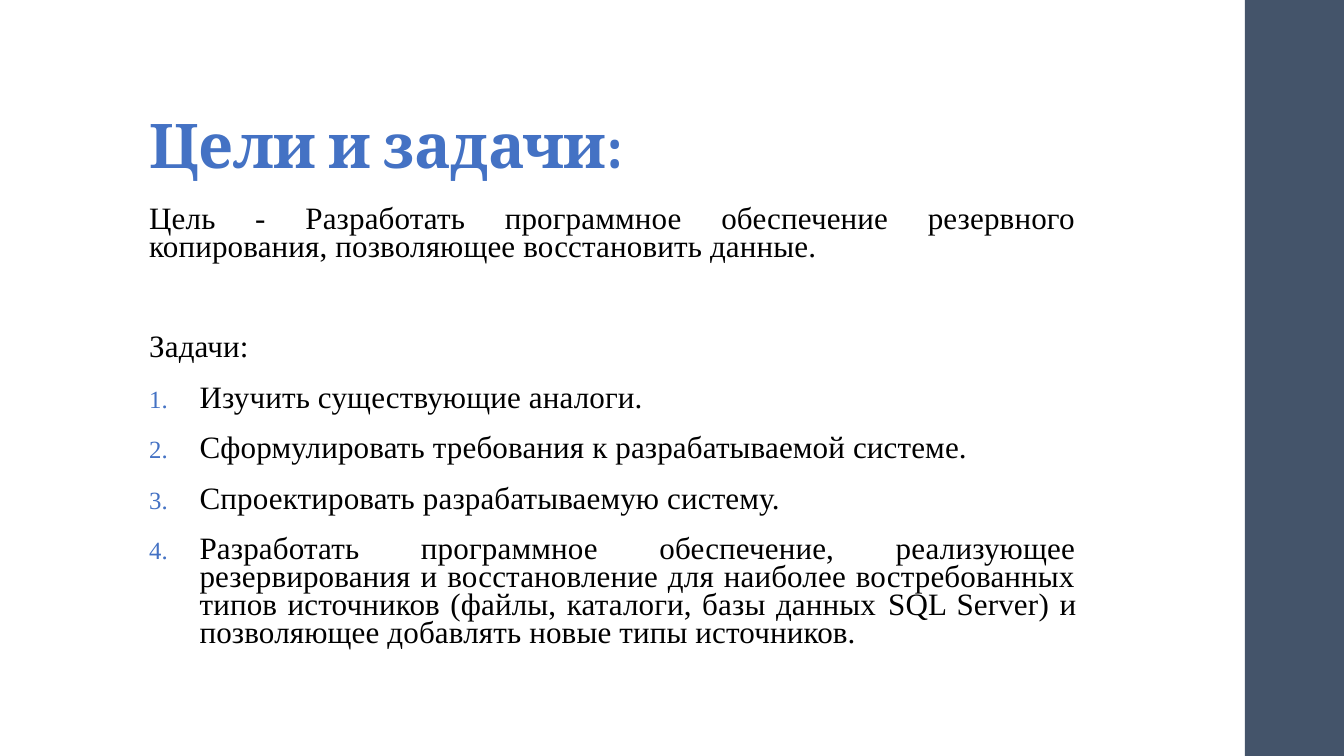
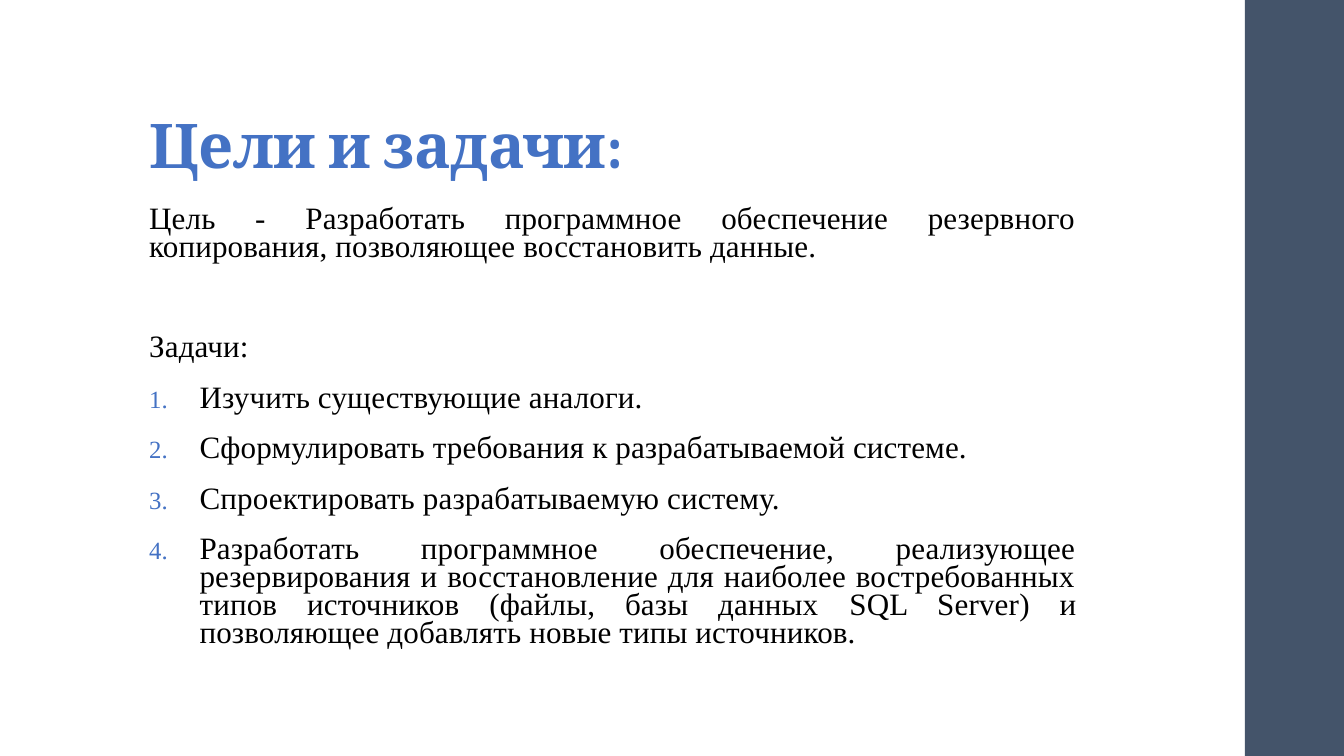
Before and after one commit to polyakovGit/BackupSystem, a slide deck: slide 3 of Razrabotka_PO_PresentationV3.pptx. Drawn at 1344x756 pixels with LibreOffice and Linux fonts; fonts in the diff are those of the drawing. Boxes give left, top, right and bottom in pixels: in the first picture for what was removed or moved away, otherwise in the second. Text is boxed around its words. In the diff, an @@ line names an element or a change of style, - is before the commit and + after.

```diff
--- a/Razrabotka_PO_PresentationV3.pptx
+++ b/Razrabotka_PO_PresentationV3.pptx
@@ text at [200, 536, 1077, 649]: text changed @@
-4. Разработать программное обеспечение, реализующее резервирования и восстановление для наиболее востребованных типов источников (файлы, каталоги, базы данных SQL Server) и позволяющее добавлять новые типы источников.
+4. Разработать программное обеспечение, реализующее резервирования и восстановление для наиболее востребованных типов источников (файлы, базы данных SQL Server) и позволяющее добавлять новые типы источников.
```
Also in this commit, not shown: 3 other slides changed, 2 other files.
